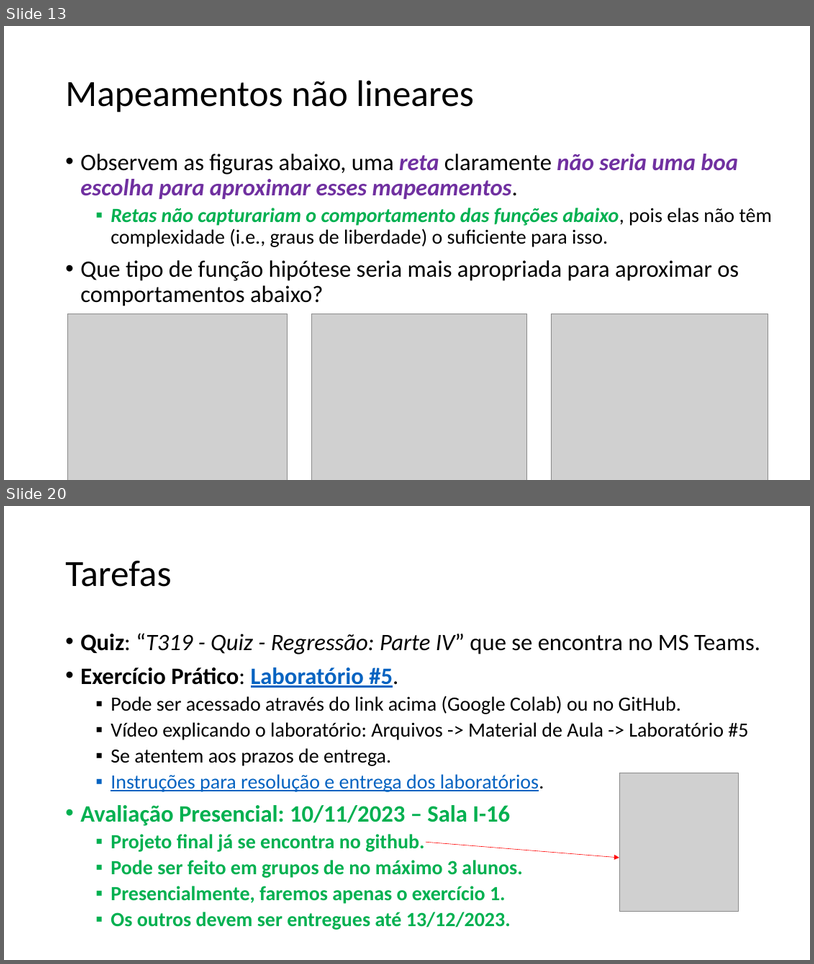
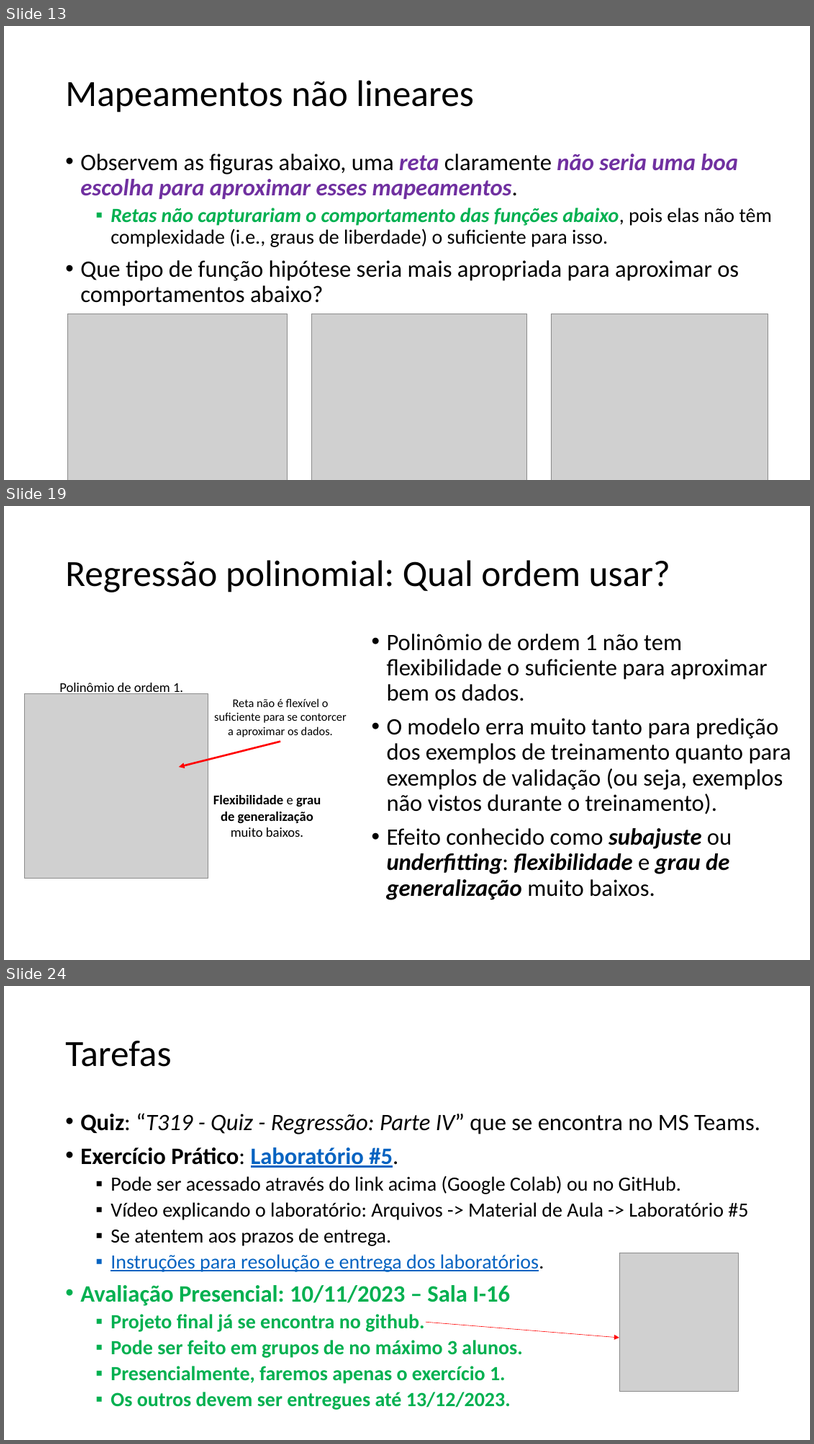
Before and after one commit to zz4fap/t319_aprendizado_de_maquina, a slide deck: slides/T319_Regressão_Linear (Parte IV).pptx. Shown one above the other, each under a label of ours: slides 13 and 20 before the commit, slides 13, 19 and 24 after it; the slides between them are not shown. The pictures are 814x964 and 814x1444 pixels, drawn with LibreOffice and Linux fonts; fonts in the diff are those of the drawing; grey boxes stand for pictures. Boxes give left, top, right and bottom in pixels: in the first picture for what was removed or moved away, otherwise in the second. Text is boxed around its words. In the diff, an @@ line names an element or a change of style, - is before the commit and + after.

```diff
--- a/slides/T319_Regressão_Linear (Parte IV).pptx
+++ b/slides/T319_Regressão_Linear (Parte IV).pptx
@@ slide 19 added at (4, 506, 810, 960), background #FFFFFF @@
@@ title added at (65, 560, 671, 592), 44 pt, text #000000 @@
+Regressão polinomial: Qual ordem usar?
@@ text added at (387, 633, 792, 900), 28 pt, text #000000 @@
+• Polinômio de ordem 1 não tem flexibilidade o suficiente para aproximar bem os dados.
+• O modelo erra muito tanto para predição dos exemplos de treinamento quanto para exemplos de validação (ou seja, exemplos não vistos durante o treinamento).
+• Efeito conhecido como subajuste ou underfitting: flexibilidade e grau de generalização muito baixos.
@@ picture added at (25, 693, 208, 878) @@
@@ text added at (59, 682, 183, 695), 16 pt, text #000000 @@
+Polinômio de ordem 1.
@@ text added at (214, 698, 347, 737), 14 pt, text #000000 @@
+Reta não é flexível o suficiente para se contorcer a aproximar os dados.
@@ arrow added from (280, 741) to (179, 767), #FF0000 2.25 pt @@
@@ text added at (214, 795, 321, 836), 16 pt, text #000000, bold @@
+Flexibilidade e grau de generalização muito baixos.
@@ what was slide 20 is now slide 24 @@
```
Also in this commit, not shown: 5 slides changed, 4 other slides added, 1 slide removed, 2 other files.
